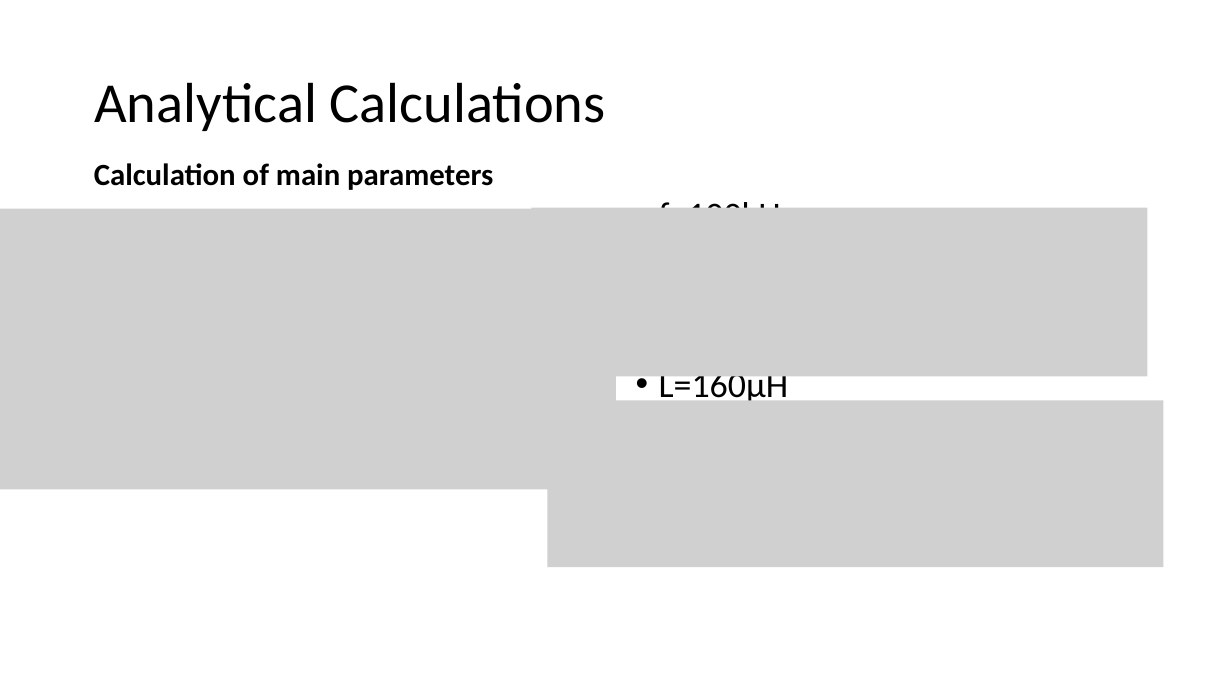
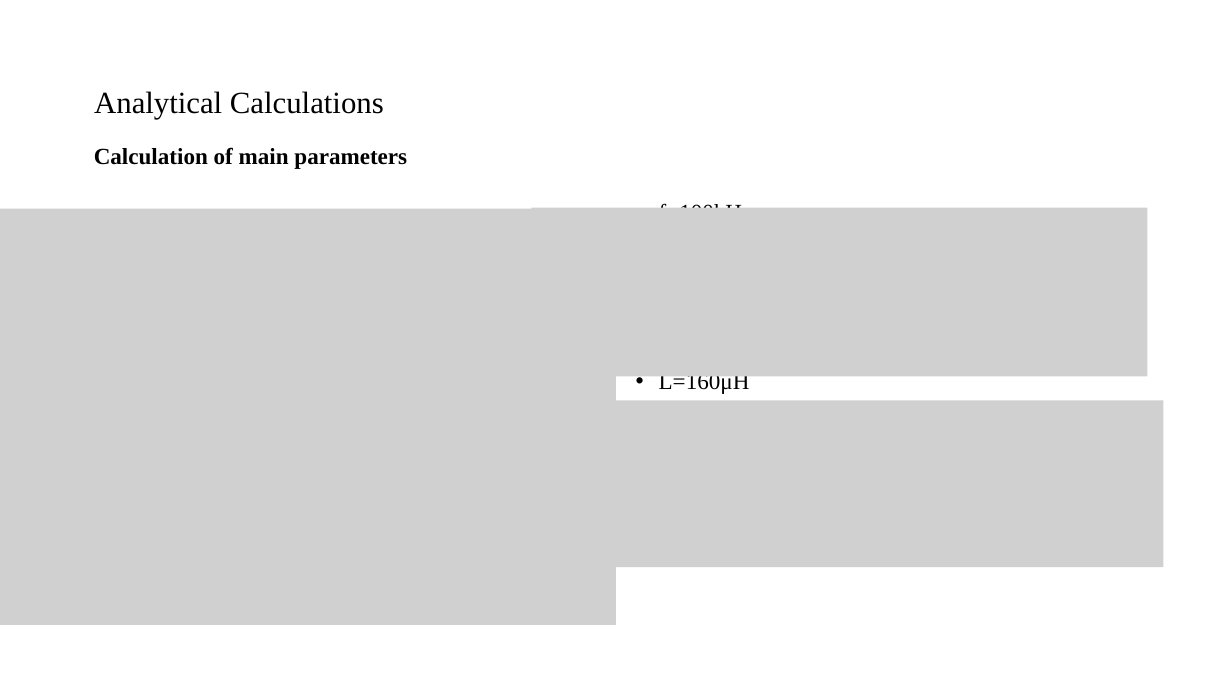
Before and after one commit to mustafayildz/EE464-Term-Project-, a slide deck: slide 9 of EE464_Proje_Sunu.pptx (slide 5 before the commit). Drawn at 1232x693 pixels with LibreOffice and Linux fonts; fonts in the diff are those of the drawing; grey boxes stand for pictures. Boxes give left, top, right and bottom in pixels: in the first picture for what was removed or moved away, otherwise in the second. Text is boxed around its words. In the diff, an @@ line names an element or a change of style, - is before the commit and + after.

```diff
--- a/EE464_Proje_Sunu.pptx
+++ b/EE464_Proje_Sunu.pptx
@@ title "Analytical Calculations" at (94, 91, 384, 119): size 44 to 24 pt, font Calibri to Times New Roman @@
@@ text "Calculation of main parameters": place and size @@
-text "Calculation of main parameters" at (94, 163, 493, 190)
+text "Calculation of main parameters" at (94, 147, 407, 169)
@@ text "Calculation of main parameters" at (94, 147, 407, 169): size 24 to 18 pt, font Calibri to Times New Roman @@
@@ picture: place and size @@
-picture at (0, 209, 616, 490)
+picture at (0, 209, 616, 625)
@@ text "f=100kHz" at (659, 202, 753, 208): size 28 to 18 pt, font Calibri to Times New Roman; line spacing 0.8 to 0.9 @@
@@ text "L=160μH" at (659, 371, 750, 394): size 28 to 18 pt, font Calibri to Times New Roman; line spacing 0.8 to 0.9 @@
```
Also in this commit, not shown: 16 other slides changed, 14 slides added, 1 slide removed, 1 other file.
